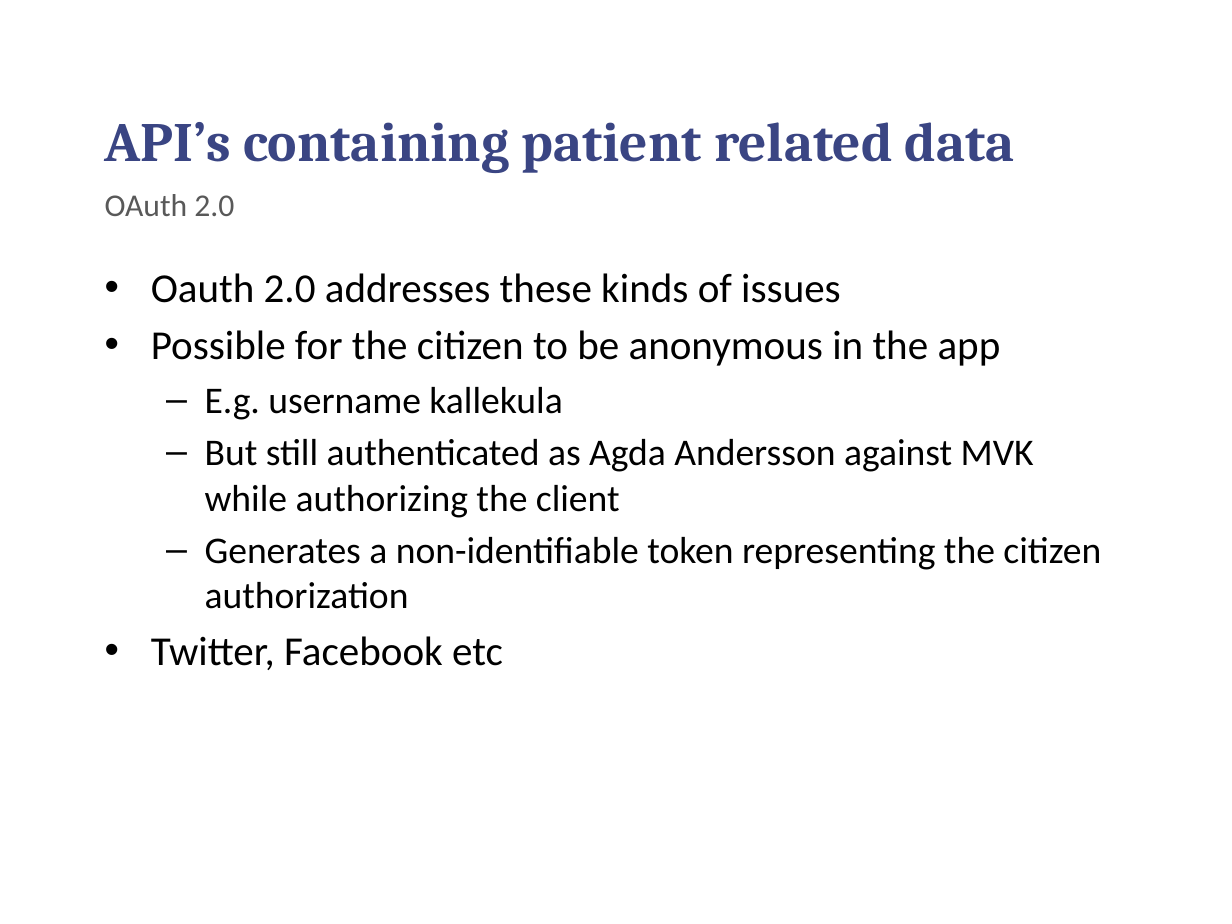
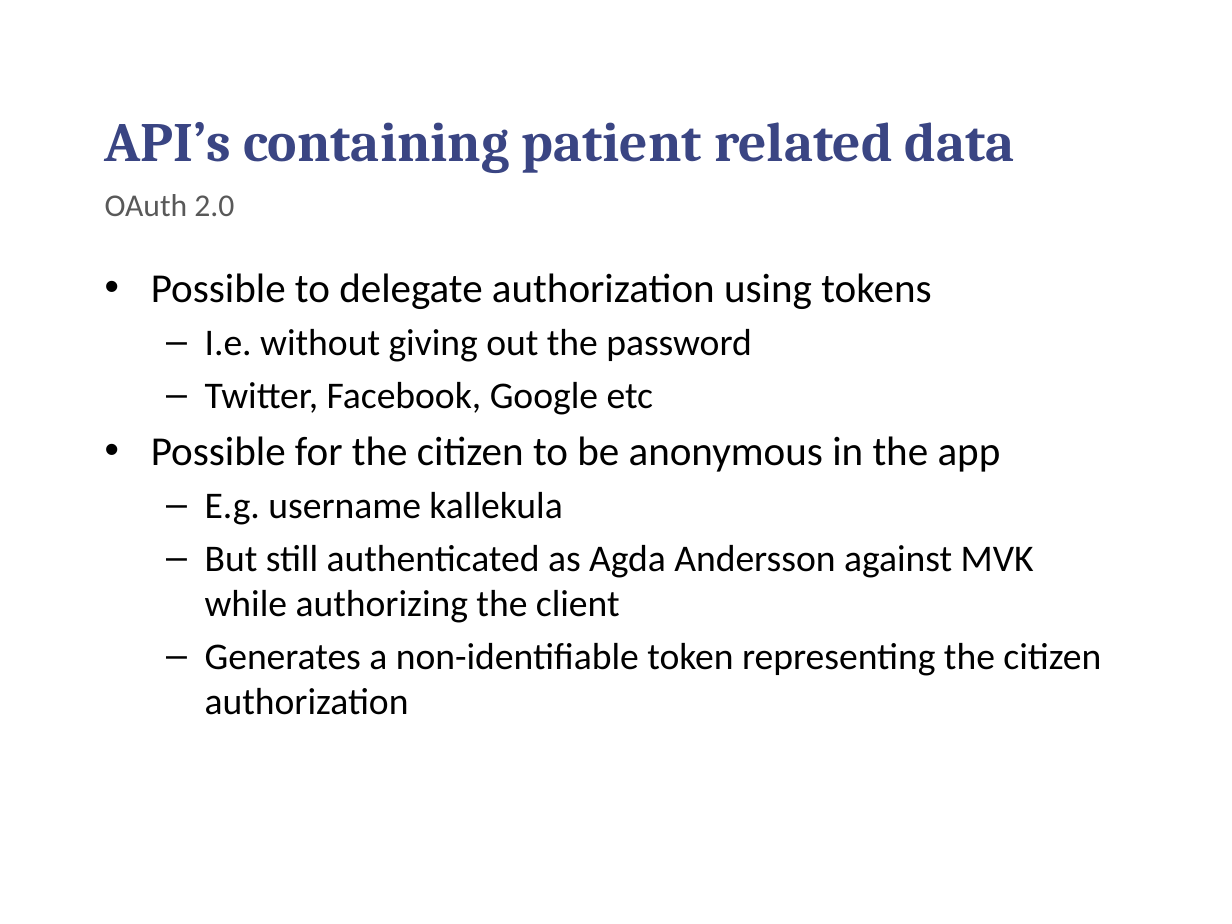
Before and after one commit to chilmers/cadec-healthcare-api-tutorial, a slide deck: slide 15 of Cadec-vårdens-apier.pptx (slide 14 before the commit). Drawn at 1232x924 pixels with LibreOffice and Linux fonts; fonts in the diff are those of the drawing; background and template pictures are left out. Boxes give left, top, right and bottom in pixels: in the first picture for what was removed or moved away, otherwise in the second. Text is boxed around its words. In the diff, an @@ line names an element or a change of style, - is before the commit and + after.

Commit message:
Updated ppt

```diff
--- a/Cadec-vårdens-apier.pptx
+++ b/Cadec-vårdens-apier.pptx
@@ text at [151, 273, 931, 415]: text changed; size 24 to 22 pt @@
-• Oauth 2.0 addresses these kinds of issues
+• Possible to delegate authorization using tokens
+  – I.e. without giving out the password
+  – Twitter, Facebook, Google etc
@@ text at [151, 636, 503, 670]: paragraph removed @@
-• Twitter, Facebook etc
```
Also in this commit, not shown: 24 other slides changed, 2 slides added.
